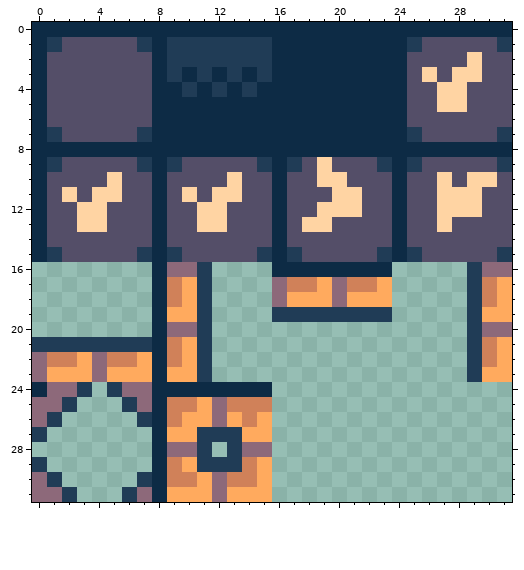
File history of a pixel-art sprite, src/assets/tiles-gen.png. Above: the version before the commit.
The file is 32x32 pixels.
The same view after the edit:
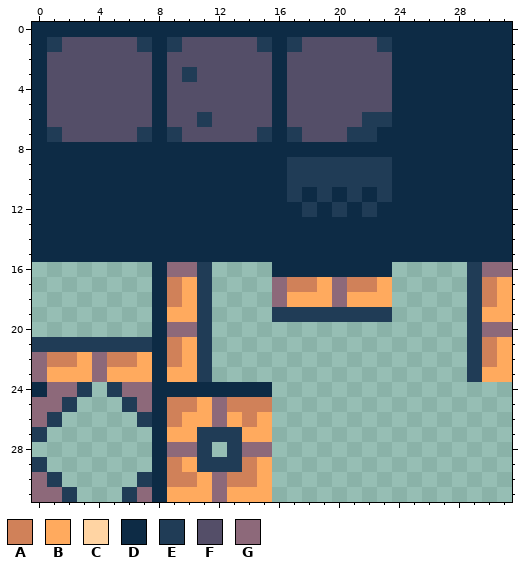
Palette (. is transparent): A #d08159  B #ffaa5e  C #ffd4a3  D #0d2b45  E #203c56  F #544e68  G #8d697a
What changed:
y 1: x 10..14 EEEEE -> FFFFF; x 17..23 DDDDDDD -> EFFFFFE; x 25..31 EFFFFFE -> DDDDDDD
y 2: x 9..15 EEEEEEE -> FFFFFFF; x 17..23 DDDDDDD -> FFFFFFF; x 25..31 FFFFCFF -> DDDDDDD
y 3: x 9..15 EDEDEDE -> FEFFFFF; x 17..23 DDDDDDD -> FFFFFFF; x 25..31 FCFCCFF -> DDDDDDD
y 4: x 9..15 DEDEDED -> FFFFFFF; x 17..23 DDDDDDD -> FFFFFFF; x 25..31 FFCCFFF -> DDDDDDD
y 5: x 9..15 DDDDDDD -> FFFFFFF; x 17..23 DDDDDDD -> FFFFFFF; x 25..31 FFCCFFF -> DDDDDDD
y 6: x 9..15 DDDDDDD -> FFEFFFF; x 17..23 DDDDDDD -> FFFFFEE; x 25..31 FFFFFFF -> DDDDDDD
y 7: x 9..15 DDDDDDD -> EFFFFFE; x 17..22 DDDDDD -> EFFFEE; x 25..31 EFFFFFE -> DDDDDDD
y 9: x 1..7 EFFFFFE -> DDDDDDD; x 9..15 EFFFFFE -> DDDDDDD; x 18..22 FCFFF -> EEEEE; x 25..31 EFFFFFE -> DDDDDDD
y 10: x 1..7 FFFFCFF -> DDDDDDD; x 9..15 FFFFCFF -> DDDDDDD; x 17..23 FFCCFFF -> EEEEEEE; x 25..31 FFCFCCF -> DDDDDDD
y 11: x 1..7 FCFCCFF -> DDDDDDD; x 9..15 FCFCCFF -> DDDDDDD; x 17..23 FFFCCFF -> EDEDEDE; x 25..31 FFCCCFF -> DDDDDDD
y 12: x 1..7 FFCCFFF -> DDDDDDD; x 9..15 FFCCFFF -> DDDDDDD; x 17..23 FFCCCFF -> DEDEDED; x 25..31 FFCCCFF -> DDDDDDD
y 13: x 1..7 FFCCFFF -> DDDDDDD; x 9..15 FFCCFFF -> DDDDDDD; x 17..23 FCCFFFF -> DDDDDDD; x 25..31 FFCFFFF -> DDDDDDD
y 14: x 1..7 FFFFFFF -> DDDDDDD; x 9..15 FFFFFFF -> DDDDDDD; x 17..23 FFFFFFF -> DDDDDDD; x 25..31 FFFFFFF -> DDDDDDD
y 15: x 1..7 EFFFFFE -> DDDDDDD; x 9..15 EFFFFFE -> DDDDDDD; x 17..23 EFFFFFE -> DDDDDDD; x 25..31 EFFFFFE -> DDDDDDD
Changed places in both pictures, as pixel boxes (x1, y1, x2, y2):
changed: (47, 37, 512, 262)
